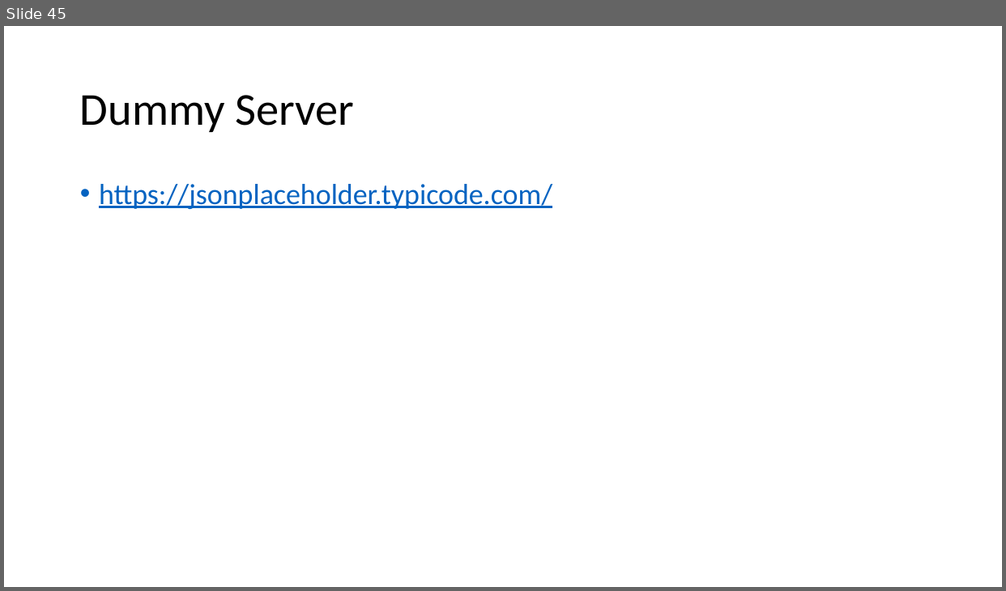
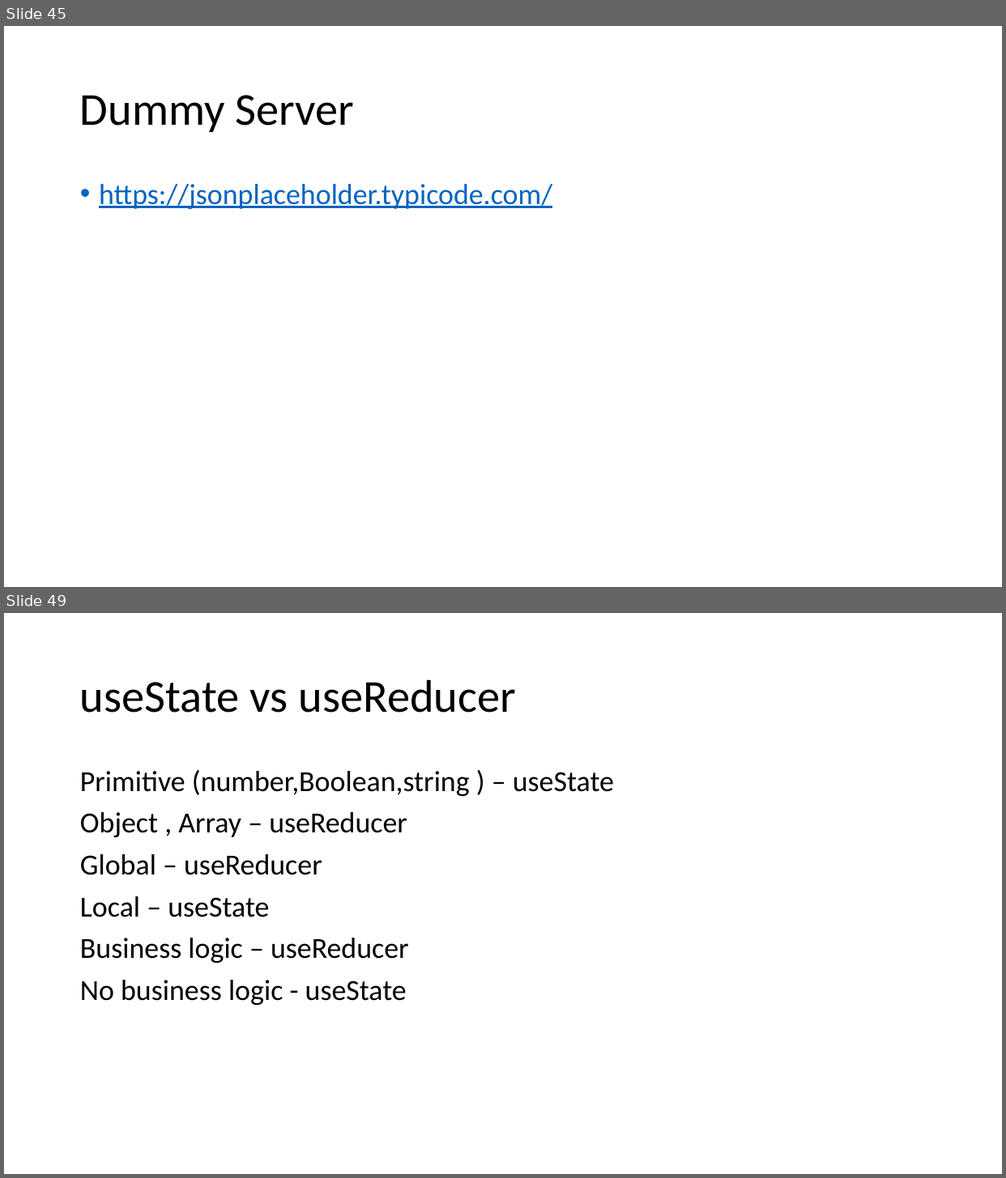
Before and after one commit to Chandan-TY/online-react-js, a slide deck: React JS Workings.pptx. Shown one above the other, each under a label of ours: slide 45 before the commit, slides 45 and 49 after it; the slides between them are not shown. The pictures are 1006x591 and 1006x1178 pixels, drawn with LibreOffice and Linux fonts; fonts in the diff are those of the drawing. Boxes give left, top, right and bottom in pixels: in the first picture for what was removed or moved away, otherwise in the second. Text is boxed around its words. In the diff, an @@ line names an element or a change of style, - is before the commit and + after.

Commit message:
use reducer

```diff
--- a/React JS Workings.pptx
+++ b/React JS Workings.pptx
@@ slide 49 added at box(4, 613, 1002, 1174), background #FFFFFF @@
@@ title added at box(80, 679, 516, 713), 44 pt, text #000000 @@
+useState vs useReducer
@@ text added at box(80, 770, 614, 1005), 28 pt, text #000000 @@
+Primitive (number,Boolean,string ) – useState
+Object , Array – useReducer
+Global – useReducer
+Local – useState
+Business logic – useReducer
+No business logic - useState
```
Also in this commit, not shown: 1 slide changed, 2 other slides added.
